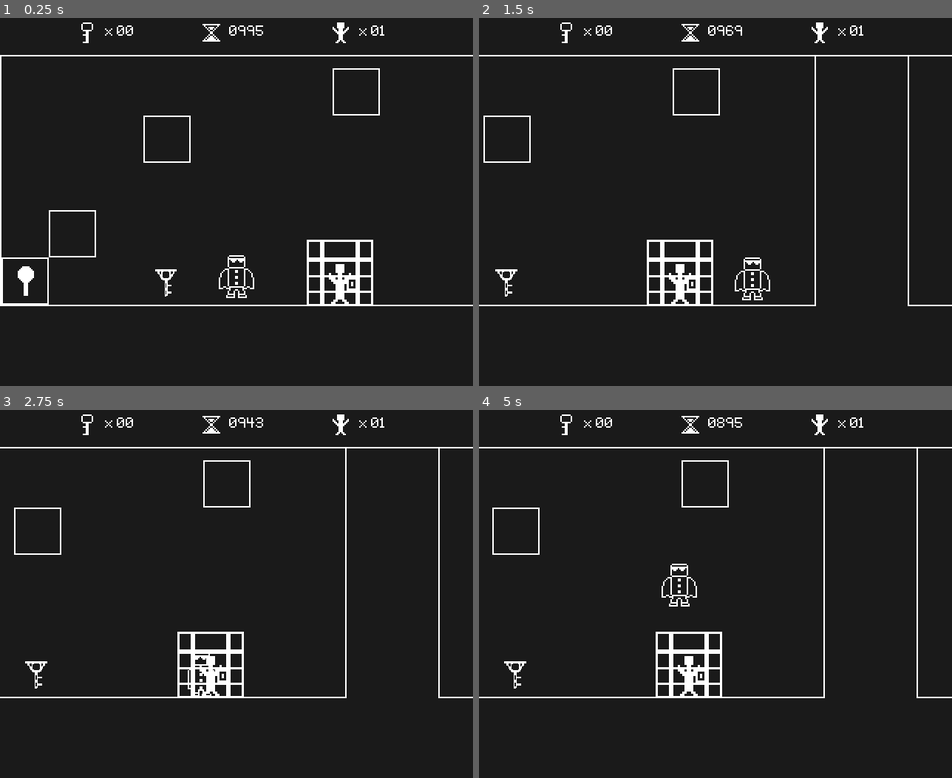
Above: before the commit, frames 1-4 (two rows, left to right).
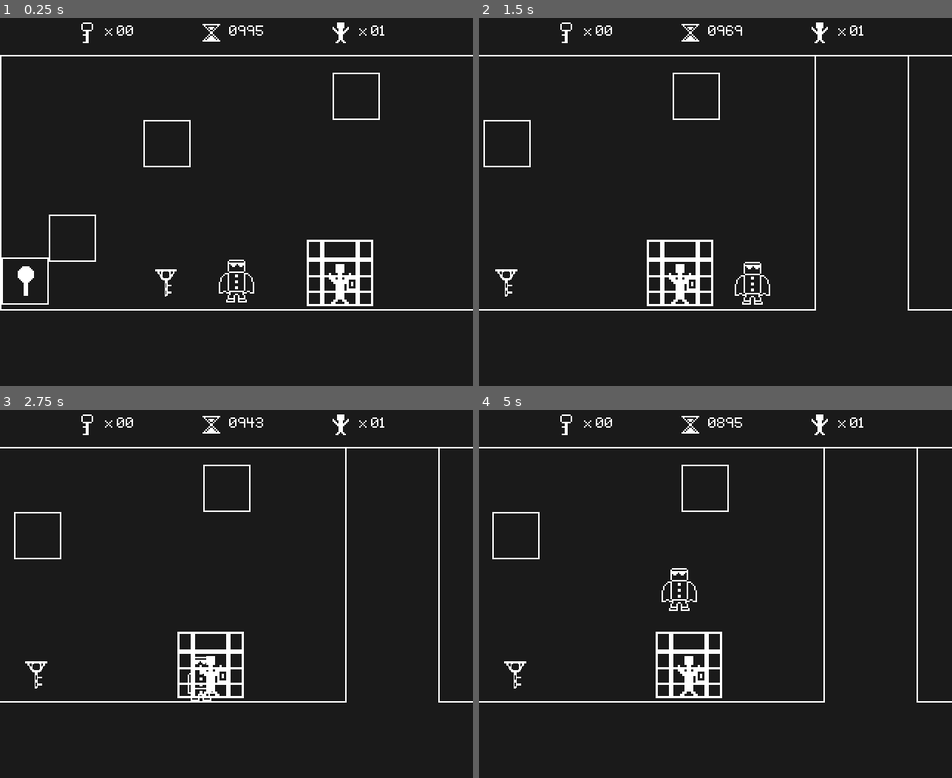
Above: after the commit, the same moments.

Repository: Kiel97/bialjam2019
Game: Godot game, scene res://Levels/BaseLevel.tscn
The game is run twice, just before and just after one commit, with the same random seed, the same clock (stepped at 60 frames per second) and the same inputs. This scene is started directly instead of the project's main scene. Sound files missing from this copy of the repository are replaced by a short silence.
Inputs:
- Up to frame 1 (0.25 s): no input
- Up to frame 2 (1.5 s): tap Enter (enter) at 0.5, 1.35 s; hold Enter (enter) 0.53-1.28 s; hold Right (move_right) from 0.53 s (still down); tap Up (jump) at 0.77 s
- Up to frame 3 (2.75 s): tap Up (jump) at 1.52 s; release Right (move_right) at 2.03 s; hold Left (move_left) from 2.03 s (still down); hold Enter (enter) from 2.03 s (still down)
- Up to frame 4 (5 s): release Left (move_left) at 2.78 s; release Enter (enter) at 2.78 s; hold Right (move_right) 2.78-4.28 s; tap Enter (enter) at 2.85, 4.35 s; tap Up (jump) at 3.02, 3.77, 4.52 s; hold Enter (enter) 3.53-4.28 s; hold Left (move_left) from 4.28 s (still down)

The runs differ from the first frame. In frame 1, 1.5% of the frame differs, in the area x 0-100%, y 13-80%; in frame 2, 1.2%; in frame 3, 1.1%; in frame 4, 1.2%.

Commit message:
Fixed slight offset causing not precise level bordering

Diff:
--- a/Bialjam2019/Levels/BaseLevel.tscn
+++ b/Bialjam2019/Levels/BaseLevel.tscn
@@ -12,7 +12,6 @@
 [ext_resource path="res://addons/level_border/level_border_icon.svg" type="Texture" id=10]
 
 [node name="Level" type="Node2D"]
-position = Vector2( 0, -3 )
 script = ExtResource( 1 )
 level_name = "Test level"
 miniature = ExtResource( 2 )
